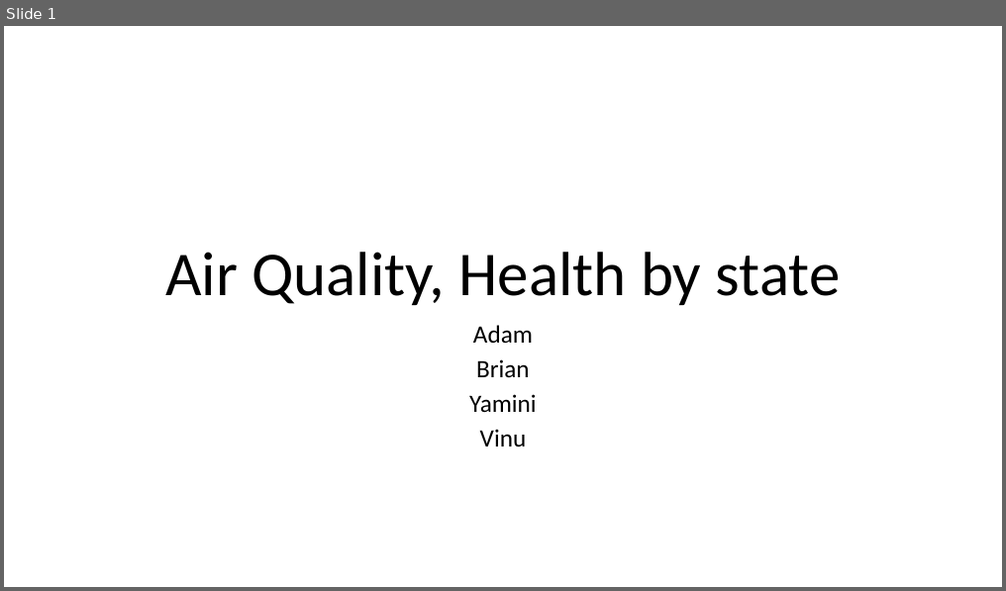
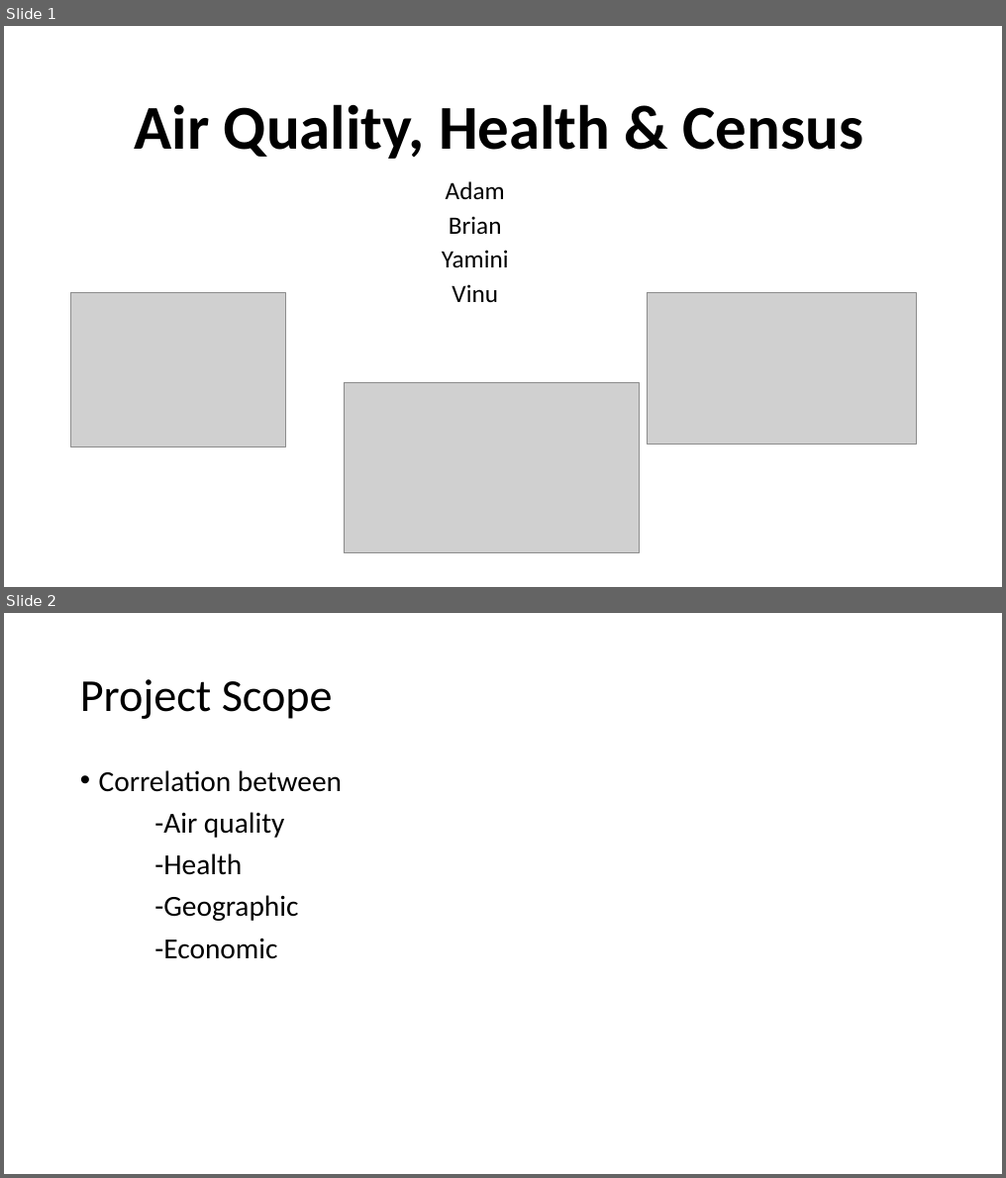
Before and after one commit to amxmongoose/City_Health, a slide deck: City_health_ppt.pptx. Shown one above the other, each under a label of ours: slide 1 before the commit, slides 1 and 2 after it. The pictures are 1006x591 and 1006x1178 pixels, drawn with LibreOffice and Linux fonts; fonts in the diff are those of the drawing; grey boxes stand for pictures. Boxes give left, top, right and bottom in pixels: in the first picture for what was removed or moved away, otherwise in the second. Text is boxed around its words. In the diff, an @@ line names an element or a change of style, - is before the commit and + after.

```diff
--- a/City_health_ppt.pptx
+++ b/City_health_ppt.pptx
@@ slide 2 added at box(4, 613, 1002, 1174), background #FFFFFF @@
@@ title added at box(80, 679, 333, 719), 44 pt, text #000000 @@
+Project Scope
@@ text added at box(99, 770, 342, 959), 28 pt, text #000000 @@
+• Correlation between
+-Air quality
+-Health
+-Geographic
+-Economic
@@ slide 1 changed as well @@
@@ title at box(135, 104, 863, 159): text changed; bold on @@
-Air Quality, Health by state
+Air Quality, Health & Census
@@ subtitle "Adam": place and size @@
-subtitle "Adam" at box(469, 325, 537, 448)
+subtitle "Adam" at box(442, 181, 509, 302)
@@ picture added at box(70, 293, 285, 448) @@
@@ picture added at box(648, 293, 916, 445) @@
@@ picture added at box(344, 382, 640, 554) @@
```
Also in this commit, not shown: 1 other slide changed, 6 other slides added, 1 slide removed, 15 other files.
